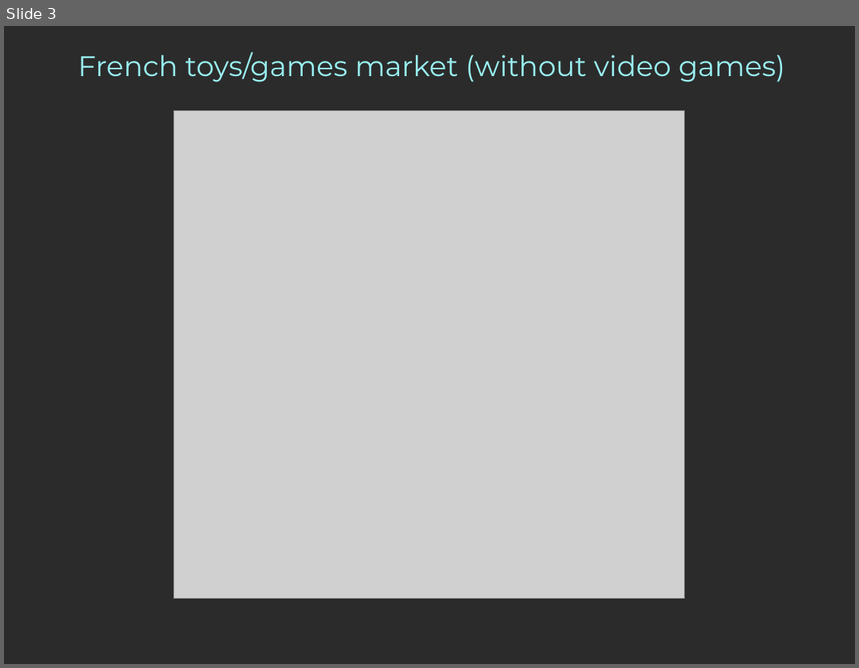
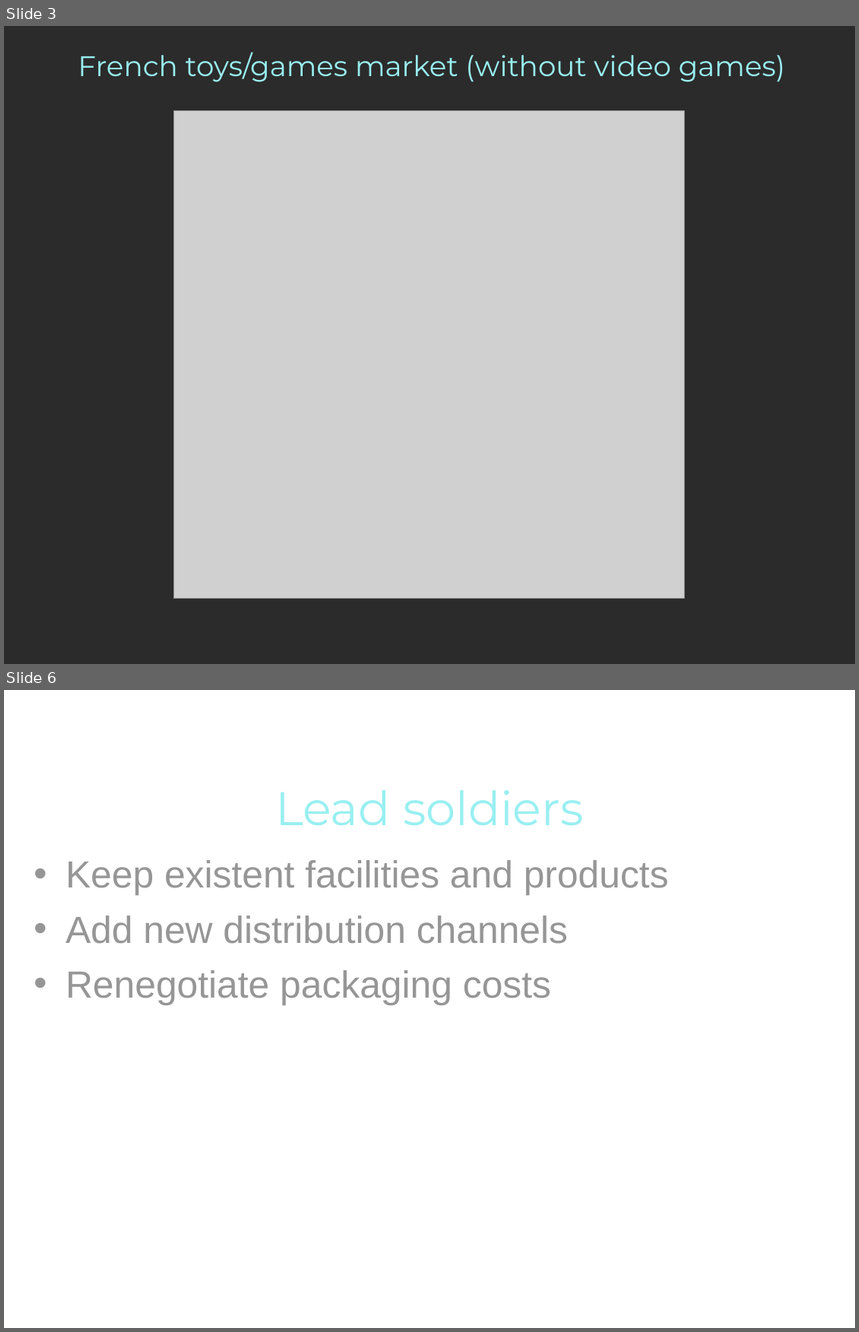
Before and after one commit to pngames/pavillon-noir, a slide deck: .others/tertiaire/tertiaire - management-marketing.ppt. Shown one above the other, each under a label of ours: slide 3 before the commit, slides 3 and 6 after it; the slides between them are not shown. The pictures are 859x668 and 859x1332 pixels, drawn with LibreOffice and Linux fonts; fonts in the diff are those of the drawing; grey boxes stand for pictures; background and template pictures are left out; a plain dark background stands for a picture behind light text. Boxes give left, top, right and bottom in pixels: in the first picture for what was removed or moved away, otherwise in the second. Text is boxed around its words. In the diff, an @@ line names an element or a change of style, - is before the commit and + after.

```diff
--- a/.others/tertiaire/tertiaire - management-marketing.ppt
+++ b/.others/tertiaire/tertiaire - management-marketing.ppt
@@ slide 6 added at [4, 690, 855, 1328], background picture (left out) @@
@@ title added at [275, 790, 584, 825], 40 pt, text #99EFF1 @@
+Lead soldiers
@@ text added at [66, 860, 669, 1005], 32 pt, text #969696 @@
+• Keep existent facilities and products
+• Add new distribution channels
+• Renegotiate packaging costs
```
Also in this commit, not shown: 3 slides changed, 3 other slides added, 1 slide removed.
